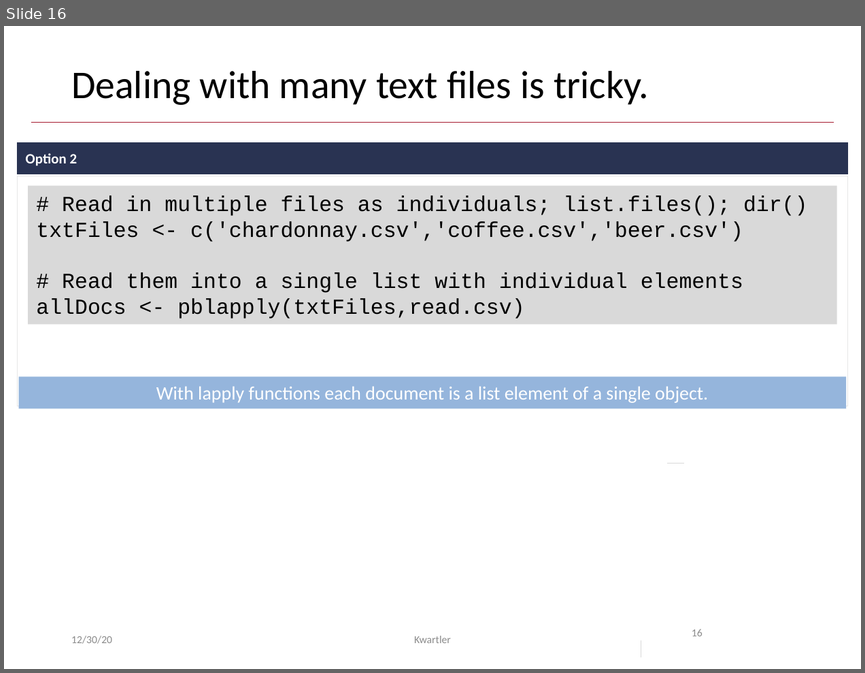
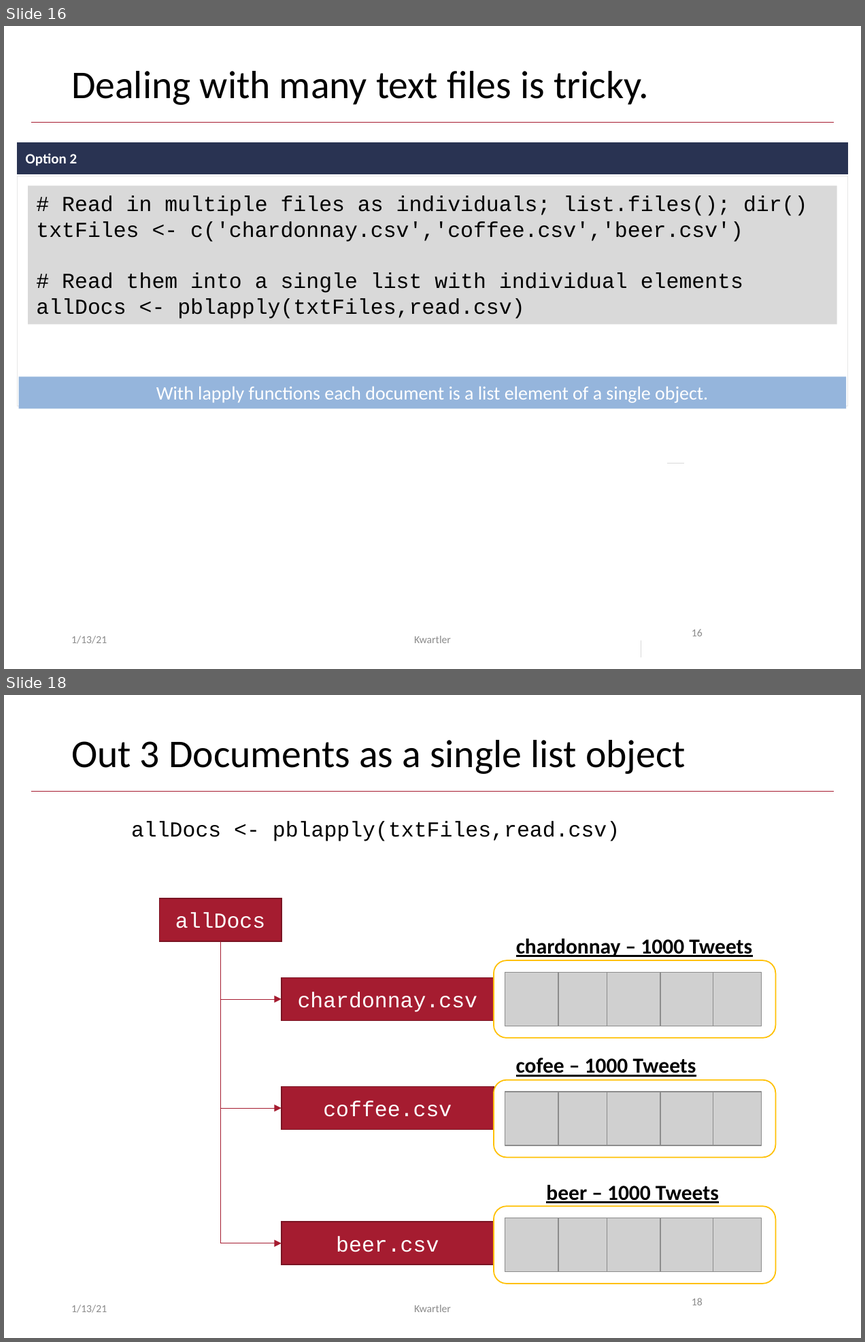
Before and after one commit to kwartler/hult_NLP_student, a slide deck: lessons/class3/Class3C_wordclouds.pptx. Shown one above the other, each under a label of ours: slide 16 before the commit, slides 16 and 18 after it; the slides between them are not shown. The pictures are 865x673 and 865x1342 pixels, drawn with LibreOffice and Linux fonts; fonts in the diff are those of the drawing; grey boxes stand for pictures. Boxes give left, top, right and bottom in pixels: in the first picture for what was removed or moved away, otherwise in the second. Text is boxed around its words. In the diff, an @@ line names an element or a change of style, - is before the commit and + after.

```diff
--- a/lessons/class3/Class3C_wordclouds.pptx
+++ b/lessons/class3/Class3C_wordclouds.pptx
@@ slide 18 added at (x1=4, y1=695, x2=861, y2=1338), background #FFFFFF; not listed: 1 template element that a slide beside it also shows @@
@@ title added at (x1=71, y1=740, x2=685, y2=774), 33 pt, text #000000 @@
+Out 3 Documents as a single list object
@@ text added at (x1=131, y1=821, x2=619, y2=841), 18 pt, text #000000 @@
+allDocs <- pblapply(txtFiles,read.csv)
@@ rectangle added at (x1=159, y1=898, x2=281, y2=941), fill #A51C30, outline #7A1524 1 pt, 18 pt, text #FFFFFF @@
+allDocs
@@ text added at (x1=516, y1=938, x2=752, y2=957), 18 pt, text #000000, bold, underline @@
+chardonnay – 1000 Tweets
@@ elbow arrow added from (220, 941) to (281, 999), #A51C30 0.5 pt @@
@@ elbow arrow added from (220, 941) to (281, 1108), #A51C30 0.5 pt @@
@@ elbow arrow added from (220, 941) to (281, 1243), #A51C30 0.5 pt @@
@@ rectangle added at (x1=281, y1=978, x2=494, y2=1021), fill #A51C30, outline #7A1524 1 pt, 18 pt, text #FFFFFF @@
+chardonnay.csv
@@ group added at (x1=493, y1=961, x2=775, y2=1038): 5 pictures, 1 rounded rectangle @@
@@ text added at (x1=516, y1=1057, x2=696, y2=1076), 18 pt, text #000000, bold, underline @@
+cofee – 1000 Tweets
@@ group added at (x1=493, y1=1080, x2=775, y2=1157): 5 pictures, 1 rounded rectangle @@
@@ rectangle added at (x1=281, y1=1087, x2=494, y2=1130), fill #A51C30, outline #7A1524 1 pt, 18 pt, text #FFFFFF @@
+coffee.csv
@@ text added at (x1=546, y1=1185, x2=719, y2=1203), 18 pt, text #000000, bold, underline @@
+beer – 1000 Tweets
@@ rectangle added at (x1=281, y1=1222, x2=494, y2=1265), fill #A51C30, outline #7A1524 1 pt, 18 pt, text #FFFFFF @@
+beer.csv
@@ group added at (x1=493, y1=1206, x2=775, y2=1283): 5 pictures, 1 rounded rectangle @@
@@ text added at (x1=71, y1=1304, x2=107, y2=1312), 9 pt, text #8C8C8C @@
+1/13/21
@@ text added at (x1=414, y1=1304, x2=451, y2=1312), 9 pt, text #8C8C8C @@
+Kwartler
@@ page number added at (x1=691, y1=1297, x2=702, y2=1305), 9 pt, text #8C8C8C @@
+18
@@ slide 16 changed as well @@
@@ text at (x1=71, y1=635, x2=107, y2=643): text changed @@
-12/30/20
+1/13/21
```
Also in this commit, not shown: 28 other slides changed, 4 other slides added, 3 other files.
